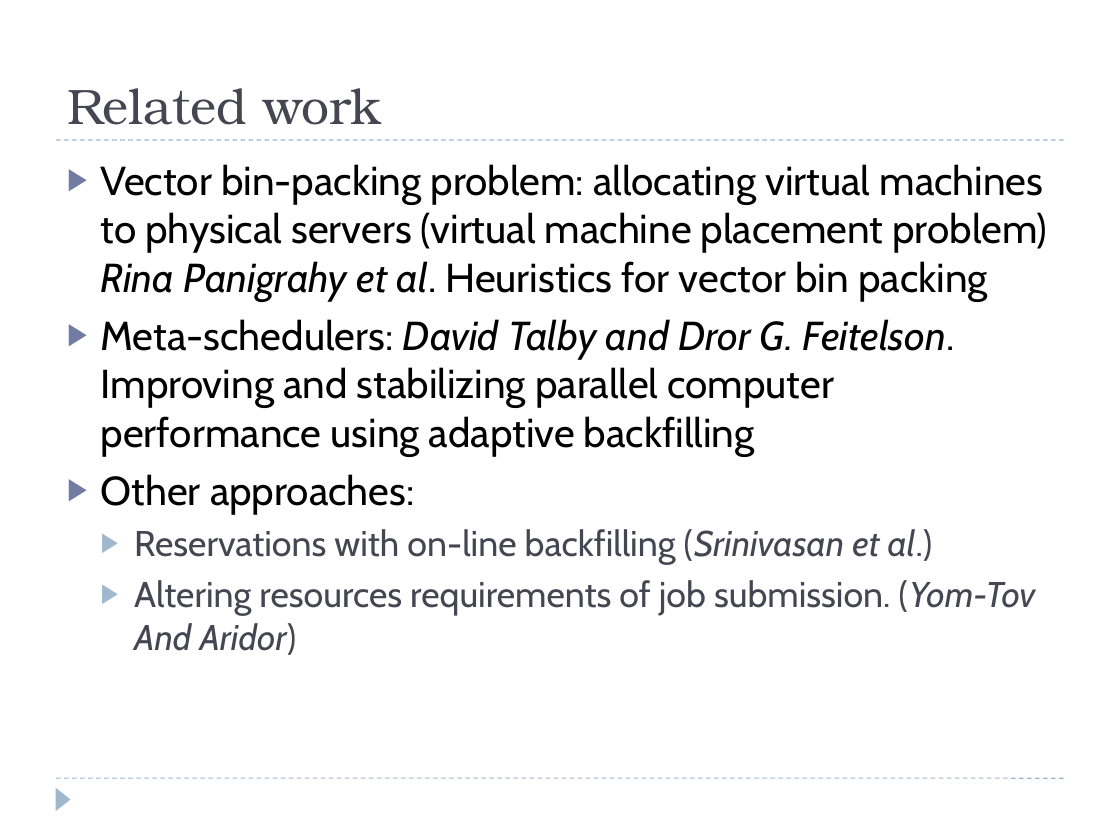
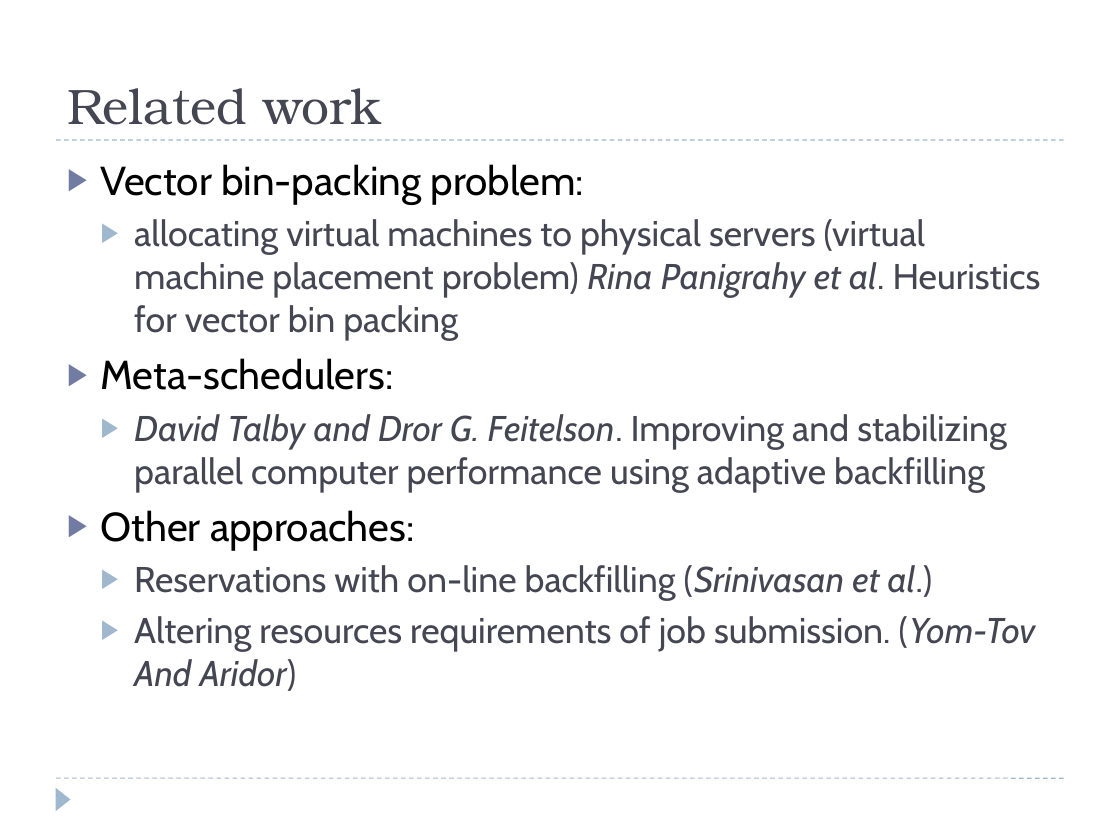
Before and after one commit to oshai/tau_thesis_lyx_template, a slide deck: slide 27 of Presentation.pptx. Drawn at 1120x840 pixels with LibreOffice and Linux fonts; fonts in the diff are those of the drawing. Boxes give left, top, right and bottom in pixels: in the first picture for what was removed or moved away, otherwise in the second. Text is boxed around its words. In the diff, an @@ line names an element or a change of style, - is before the commit and + after.

Commit message:
more improvments to ppt

```diff
--- a/Presentation.pptx
+++ b/Presentation.pptx
@@ text at [101, 164, 1041, 492]: text changed; size 26 to 23 pt; text colour #000000 to #464653 @@
-▶ Vector bin-packing problem: allocating virtual machines to physical servers (virtual machine placement problem) Rina Panigrahy et al. Heuristics for vector bin packing
-▶ Meta-schedulers: David Talby and Dror G. Feitelson. Improving and stabilizing parallel computer performance using adaptive backfilling
+▶ Vector bin-packing problem:
+  ▶ allocating virtual machines to physical servers (virtual machine placement problem) Rina Panigrahy et al. Heuristics for vector bin packing
+▶ Meta-schedulers:
+  ▶ David Talby and Dror G. Feitelson. Improving and stabilizing parallel computer performance using adaptive backfilling
```
